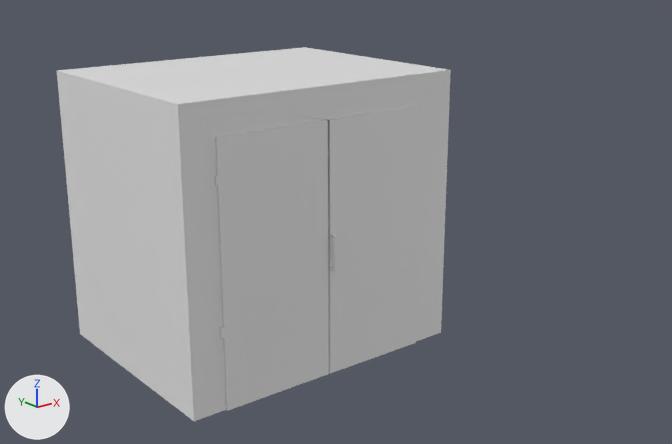
What one commit did to the FBX model Pieklo dzidowca kregi spierdolenia/Assets/Graphics 3D/Props/Level 1 props/Model_Garaz_B.fbx.
Both versions are drawn from a camera (50 mm lens) standing at (-4.3, -6.45, 3.45) and looking at (0.88, 0.01, 0.87). Every picture has the same lights, and +X, +Y and +Z are marked at lower left. The first picture is the older version.

In view in the first picture: 'Mesh_Garaz_Drzwi_B'.
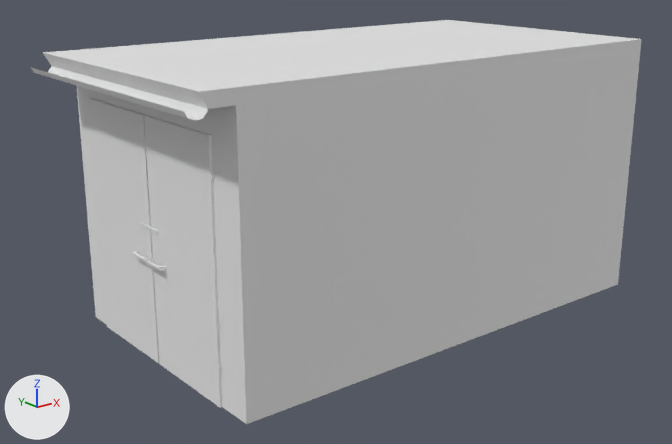
Edits to the bpy script that builds the scene:
```text
Change me_cube_002:
    used by ob_mesh_garaz_drzwi_b; location = (0.0, 0.0, 0.0); rotation_euler = (1.571, 0.0, 1.571), in degrees (90, 0, 90); scale = (0.01, 0.01, 0.01)
    remove me_cube_002.from_pydata(...)  # 97 vertices, 166 faces; spans x -108.0..100.0, y -1.0..235.0, z -128.0..128.0
    add me_cube_002.from_pydata(...)  # 145 vertices, 198 faces; spans x -139.0..354.0, y -1.0..247.0, z -128.0..128.0
    me_cube_002 part 1
    10 vertices are removed from x -108.0..100.0, y -1.0..235.0, z -128.0..128.0
    34 faces are deleted
    5 vertices move from x -108.0..-102.0, y 90.0..120.0, z -1.0..1.0 to x -108.0..-102.0, y 90.0..120.0, z -1.0..12.0
    51 vertices are added at x -139.0..354.0, y -1.0..247.0, z -128.0..128.0
    7 new vertices lie (0.0, 0.0, 256.0) away from vertices in x -139.0..-121.0, y 229.0..247.0, z -128.0
    66 new faces join them
Change ob_mesh_garaz_drzwi_b:
    ob_mesh_garaz_drzwi_b.rotation_euler: (1.571, 0.0, 1.571) -> (1.571, 0.0, 0.0)  # degrees (90, 0, 90) -> degrees (90, 0, 0)
```

Location of each change, [x1, y1, x2, y2] in pixels of the pictures (672 x 444 px):
'Mesh_Garaz_Drzwi_B', reshaped, turned
    before: [57, 47, 451, 421]
    after: [30, 20, 642, 424]
part 1 of me_cube_002, built on
    before: [57, 47, 448, 421]
    after: [30, 20, 642, 424]
